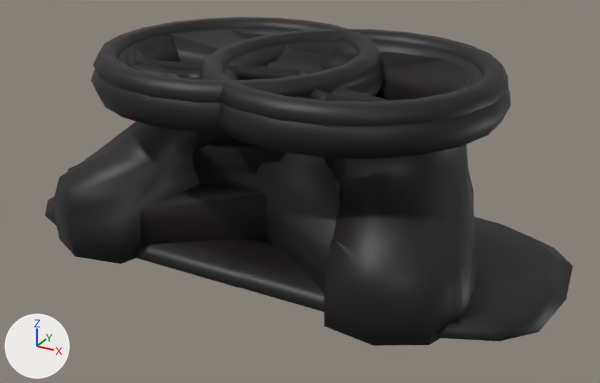
Renders of the glTF model assets/pirates/items/v5/boots_cavalier_male_hi.glb from each side of a commit.
Camera for both pictures: a 50 mm camera at (0.452, -0.844, 0.46) aimed at (0.024, -0.066, 0.071). The lights are fixed; the arrows at lower left show +X, +Y and +Z. The older version comes first. Vertices at exactly the same position are counted once.

Names of what the first picture shows: 'boots_cavalier_male_hi'.
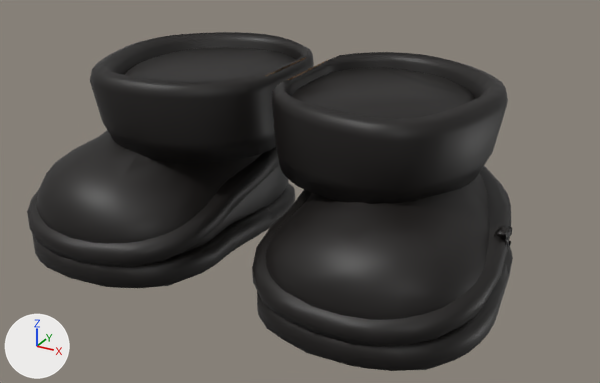
Location of each change, (x1, y1, x2, y2) in pixels of the pictures (600 x 383 px; the box of a moved part takes in the faces that stretch with it):
'boots_cavalier_male_hi', reshaped (8% narrower): before (45, 17, 573, 346); after (27, 32, 513, 371)
part 1 of me_boots_cavalier_male_hi, rebuilt (not visible before): after (266, 67, 490, 329)
part 2 of me_boots_cavalier_male_hi, rebuilt (38% narrower, 28% shorter): before (54, 33, 477, 324); after (36, 47, 296, 255)
part 3 of me_boots_cavalier_male_hi, rebuilt (not visible afterwards): before (68, 29, 477, 346)
part 4 of me_boots_cavalier_male_hi, rebuilt (23% narrower, 22% taller): before (91, 27, 382, 134); after (90, 32, 314, 163)
part 5 of me_boots_cavalier_male_hi, rebuilt: before (45, 197, 266, 288); after (32, 183, 296, 288)
part 6 of me_boots_cavalier_male_hi, rebuilt: before (217, 217, 573, 341); after (257, 247, 513, 371)
part 7 of me_boots_cavalier_male_hi, moved or reshaped: before (93, 17, 511, 159); after (27, 52, 512, 346)

Diff of the bpy script that builds the scene:
```diff
--- a/assets/pirates/items/v5/boots_cavalier_male_hi.glb.py
+++ b/assets/pirates/items/v5/boots_cavalier_male_hi.glb.py
@@ me_boots_cavalier_male_hi @@
 # used by ob_boots_cavalier_male_hi; location = (0.0, 0.0, 0.0)
-me_boots_cavalier_male_hi.from_pydata(...)  # 3508 vertices, 7056 faces; spans x -0.335..0.333, y -0.222..0.137, z -0.009..0.224
+me_boots_cavalier_male_hi.from_pydata(...)  # 4230 vertices, 8410 faces; spans x -0.282..0.279, y -0.259..0.098, z -0.007..0.21
+# me_boots_cavalier_male_hi part 1: the loose piece of 477 vertices spanning x -0.254..0.251, y -0.218..0.071, z 0.004..0.215 is rebuilt with 502 vertices and now spans x 0.014..0.271, y -0.248..0.08, z 0.007..0.194
+# me_boots_cavalier_male_hi part 2: the loose piece of 477 vertices spanning x -0.259..0.254, y -0.222..0.075, z 0.001..0.217 is rebuilt with 505 vertices and now spans x -0.273..-0.017, y -0.249..0.081, z 0.006..0.194
+# me_boots_cavalier_male_hi part 3: the loose piece of 477 vertices spanning x -0.257..0.255, y -0.221..0.074, z 0.001..0.218 is rebuilt with 502 vertices and now spans x 0.017..0.267, y -0.244..0.076, z 0.01..0.19
+# me_boots_cavalier_male_hi part 4: the loose piece of 176 vertices spanning x -0.245..0.097, y -0.208..0.137, z 0.168..0.218 is rebuilt with 288 vertices and now spans x -0.244..-0.011, y -0.171..0.098, z 0.116..0.21
+# me_boots_cavalier_male_hi part 5: the loose piece of 92 vertices spanning x -0.335..0.183, y -0.192..0.096, z -0.009..0.022 is rebuilt with 122 vertices and now spans x -0.281..-0.033, y -0.256..0.091, z -0.007..0.025
+# me_boots_cavalier_male_hi part 6: the loose piece of 92 vertices spanning x -0.185..0.333, y -0.191..0.095, z -0.009..0.022 is rebuilt with 122 vertices and now spans x 0.027..0.278, y -0.256..0.09, z -0.007..0.025
+# me_boots_cavalier_male_hi part 7: 1 vertex moved within x 0.201, y -0.147, z 0.193; 1055 vertices removed from x -0.241..0.244, y -0.209..0.137, z 0.168..0.224; 1439 vertices added at x -0.282..0.279, y -0.259..0.098, z 0.02..0.21
+# other edits to the shape of me_boots_cavalier_male_hi do not show in these pictures
 me_boots_cavalier_male_hi.materials.append(mat_boots_cavalier)
```
